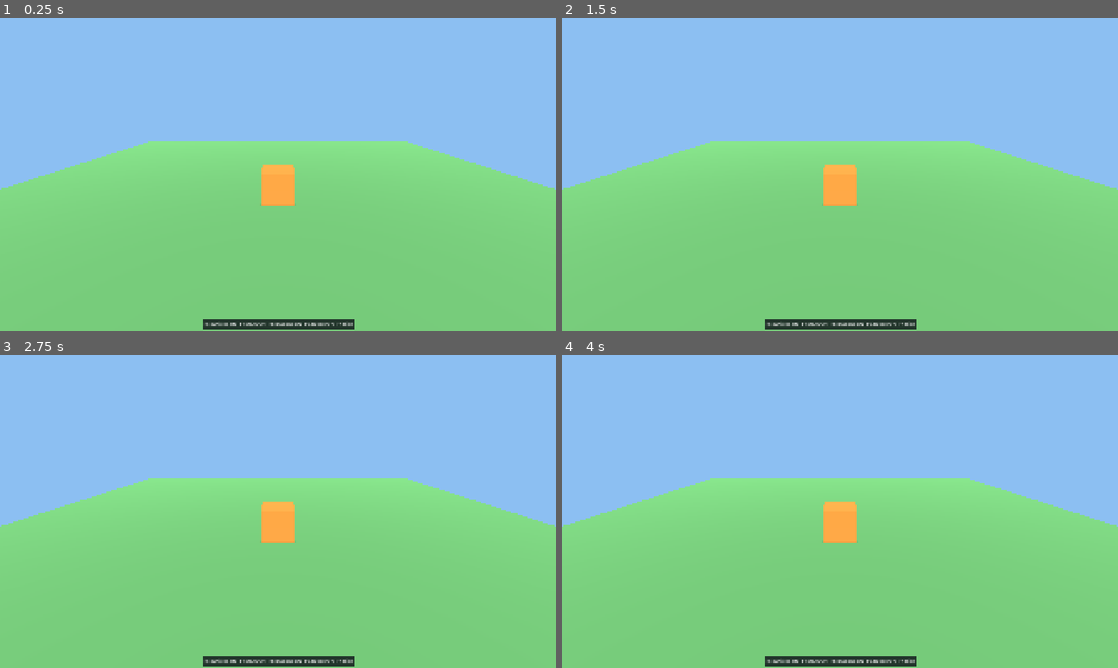
Above: before the commit, frames 1-4 (two rows, left to right).
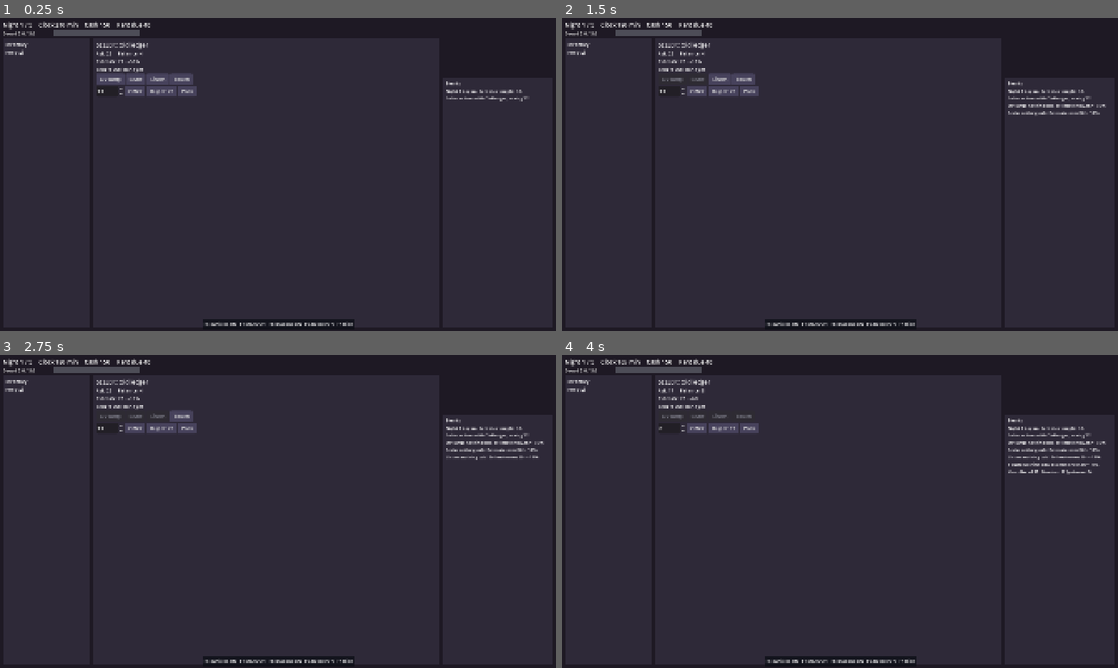
Above: after the commit, the same moments.

Repository: Proximo0/CursedPawn
Game: Godot game, scene res://game/shop/shop_debug.tscn
The game is run twice, just before and just after one commit, with the same random seed, the same clock (stepped at 60 frames per second) and the same inputs. Before the commit the project starts from res://game/main.tscn.
Inputs (mouse positions are in pixels of both pictures, inside the frame that each line leads up to):
- Up to frame 1 (0.25 s): no input
- Up to frame 2 (1.5 s): click (673, 80) at 0.5 s, where only the run after the commit has a clickable "UV lamp"; click (695, 80) at 1.25 s, where only the run after the commit has a clickable "Scale"
- Up to frame 3 (2.75 s): click (155, 417) at 2 s, where only the run after the commit has a clickable "Listen"
- Up to frame 4 (4 s): click (745, 417) at 2.75 s, where only the run after the commit has a clickable "Touch"; click (695, 426) at 3.5 s, where only the run after the commit has a clickable "Offer"

The runs differ from the first frame. In frame 1, 100% of the frame differs, in the area x 0-100%, y 0-100%; in frame 2, 100%; in frame 3, 100%; in frame 4, 100%.

Commit message:
Playable debug shop with tuning panel and overlay; web preset
Debug shop scene (main scene for now) drives RunState through the flight recorder: tools, haggling, buying,
selling, Dread bar, event log, wake flash, F5 saves the recording. F1 tuning panel from Tuning.FIELDS, F2
debug overlay. Imposter buyers now offer a normal price but never pay, so the UI no longer gives them away.
Single-threaded Web export preset; all presets ship game/data/*.json.

Co-Authored-By: Claude Opus 5.5 <noreply@anthropic.com>
Claude-Session: https://claude.ai/code/session_015fEAdbQ2FPPh8HLp7SgFtw

Diff:
--- /dev/null
+++ b/game/debug/debug_overlay.gd
@@ -0,0 +1,50 @@
+class_name DebugOverlay
+extends CanvasLayer
+## Top-right text overlay of RunState.debug_frame() (F2). Shown by default only with --dev.
+
+var run: RunState
+var _label: Label
+var _panel: PanelContainer
+
+
+func _init() -> void:
+	layer = 40
+
+
+func _ready() -> void:
+	_panel = PanelContainer.new()
+	_panel.set_anchors_preset(Control.PRESET_TOP_RIGHT)
+	_panel.grow_horizontal = Control.GROW_DIRECTION_BEGIN
+	_panel.position = Vector2(-8, 8)
+	_panel.mouse_filter = Control.MOUSE_FILTER_IGNORE
+	add_child(_panel)
+	_label = Label.new()
+	_label.add_theme_font_size_override("font_size", 13)
+	_label.autowrap_mode = TextServer.AUTOWRAP_WORD_SMART
+	_label.custom_minimum_size = Vector2(300, 0)
+	_label.mouse_filter = Control.MOUSE_FILTER_IGNORE
+	_panel.add_child(_label)
+	_panel.visible = Flags.dev_menu()
+
+
+func _process(_delta: float) -> void:
+	if _panel.visible and run != null:
+		_label.text = ov_format(run.debug_frame())
+
+
+func _unhandled_input(event: InputEvent) -> void:
+	var key := event as InputEventKey
+	if key != null and key.pressed and not key.echo and key.keycode == KEY_F2:
+		_panel.visible = not _panel.visible
+		get_viewport().set_input_as_handled()
+
+
+## The overlay text for one debug_frame() dictionary.
+static func ov_format(d: Dictionary) -> String:
+	var names: PackedStringArray = []
+	for e: Dictionary in d.get("events", []):
+		names.append(str(e.get("e", "?")))
+	return "night %d  clock %d\ncash %d  rent %d\ndread %.2f  held %d\nkind %s  phase %s\nwakes %d  play %.1f min\ncommands %d\nevents: %s" % [
+		int(d.get("night", 0)), int(d.get("clock", 0.0)), int(d.get("cash", 0)), int(d.get("rent", 0)),
+		float(d.get("dread", 0.0)), int(d.get("held", 0)), str(d.get("kind", "")), str(d.get("phase", "")),
+		int(d.get("wakes", 0)), float(d.get("play_min", 0.0)), int(d.get("commands", 0)), ", ".join(names)]
--- /dev/null
+++ b/game/debug/tuning_panel.gd
@@ -0,0 +1,136 @@
+class_name TuningPanel
+extends CanvasLayer
+## Live tuning panel (F1). Built from Tuning.FIELDS, grouped; edits Tuning.shared().
+
+const PRESET_PATH: String = "user://tuning_preset.json"
+
+var _tuning: Tuning = Tuning.shared()
+var _panel: PanelContainer
+var _sliders: Dictionary = {}  ## field -> HSlider
+var _labels: Dictionary = {}  ## field -> Label
+var _status: Label
+
+
+func _init() -> void:
+	layer = 50
+
+
+func _ready() -> void:
+	_build()
+	_panel.visible = false
+	_refresh_all()
+
+
+func toggle() -> void:
+	_panel.visible = not _panel.visible
+
+
+func _unhandled_input(event: InputEvent) -> void:
+	var key := event as InputEventKey
+	if key != null and key.pressed and not key.echo and key.keycode == KEY_F1:
+		toggle()
+		get_viewport().set_input_as_handled()
+
+
+func _build() -> void:
+	_panel = PanelContainer.new()
+	_panel.position = Vector2(8, 8)
+	_panel.custom_minimum_size = Vector2(400, 0)
+	_panel.size = Vector2(400, 560)
+	add_child(_panel)
+	var box := VBoxContainer.new()
+	_panel.add_child(box)
+	var title := Label.new()
+	title.text = "Tuning (F1 hides)"
+	box.add_child(title)
+	var scroll := ScrollContainer.new()
+	scroll.custom_minimum_size = Vector2(384, 470)
+	scroll.horizontal_scroll_mode = ScrollContainer.SCROLL_MODE_DISABLED
+	box.add_child(scroll)
+	var list := VBoxContainer.new()
+	list.size_flags_horizontal = Control.SIZE_EXPAND_FILL
+	scroll.add_child(list)
+	var group: String = ""
+	for f: Array in Tuning.FIELDS:
+		if str(f[5]) != group:
+			group = str(f[5])
+			var head := Label.new()
+			head.text = "-- %s --" % group
+			head.add_theme_color_override("font_color", Color(1.0, 0.8, 0.4))
+			list.add_child(head)
+		list.add_child(_tp_row(f))
+	var buttons := HBoxContainer.new()
+	box.add_child(buttons)
+	_tp_button(buttons, "Reset", _on_reset)
+	_tp_button(buttons, "Save preset", _on_save)
+	_tp_button(buttons, "Load preset", _on_load)
+	_status = Label.new()
+	box.add_child(_status)
+
+
+func _tp_row(f: Array) -> Control:
+	var row := HBoxContainer.new()
+	row.tooltip_text = str(f[6])
+	var name_label := Label.new()
+	name_label.text = str(f[0])
+	name_label.custom_minimum_size = Vector2(140, 0)
+	name_label.tooltip_text = str(f[6])
+	name_label.mouse_filter = Control.MOUSE_FILTER_PASS
+	row.add_child(name_label)
+	var slider := HSlider.new()
+	slider.min_value = float(f[2])
+	slider.max_value = float(f[3])
+	slider.step = float(f[4])
+	slider.custom_minimum_size = Vector2(150, 0)
+	slider.size_flags_horizontal = Control.SIZE_EXPAND_FILL
+	slider.size_flags_vertical = Control.SIZE_SHRINK_CENTER
+	slider.tooltip_text = str(f[6])
+	slider.value_changed.connect(_on_slider.bind(str(f[0])))
+	row.add_child(slider)
+	var value_label := Label.new()
+	value_label.custom_minimum_size = Vector2(56, 0)
+	value_label.horizontal_alignment = HORIZONTAL_ALIGNMENT_RIGHT
+	row.add_child(value_label)
+	_sliders[str(f[0])] = slider
+	_labels[str(f[0])] = value_label
+	return row
+
+
+func _tp_button(parent: Control, text: String, handler: Callable) -> void:
+	var b := Button.new()
+	b.text = text
+	b.pressed.connect(handler)
+	parent.add_child(b)
+
+
+func _on_slider(value: float, field: String) -> void:
+	_tuning.set_value(field, value)
+	_labels[field].text = _tp_fmt(float(_tuning.get(field)))
+
+
+func _refresh_all() -> void:
+	for field: String in _sliders:
+		var v: float = float(_tuning.get(field))
+		(_sliders[field] as HSlider).set_value_no_signal(v)
+		(_labels[field] as Label).text = _tp_fmt(v)
+
+
+static func _tp_fmt(v: float) -> String:
+	return str(snappedf(v, 0.01))
+
+
+func _on_reset() -> void:
+	_tuning.reset()
+	_refresh_all()
+	_status.text = "Reset to defaults"
+
+
+func _on_save() -> void:
+	var err: Error = _tuning.save_json(PRESET_PATH)
+	_status.text = "Saved %s" % PRESET_PATH if err == OK else "Save failed (%d)" % err
+
+
+func _on_load() -> void:
+	var ok: bool = _tuning.load_json(PRESET_PATH)
+	_refresh_all()
+	_status.text = "Loaded preset" if ok else "No preset found"
--- a/game/logic/run_state.gd
+++ b/game/logic/run_state.gd
@@ -92,9 +92,9 @@
 	return out
 
 
-## The price the current buyer pays for a held item.
+## The price the current buyer offers for a held item. An imposter offers it too but never pays (see _sell).
 func sale_price(item: Dictionary) -> int:
-	if customer.get("kind", "") != BUYER or customer["imposter"]:
+	if customer.get("kind", "") != BUYER:
 		return 0
 	return int(round(float(item["value"]) * tuning.buyer_pay_frac * float(customer["pay_mult"]) * sale_mult()))
 
@@ -202,7 +202,7 @@
 			continue
 		if item["category"] != customer["category"]:
 			break
-		var price: int = sale_price(item)
+		var price: int = 0 if customer["imposter"] else sale_price(item)
 		cash += price
 		inventory.remove_at(i)
 		ev.append({"e": "sold", "uid": uid, "name": item["name"], "price": price, "imposter": customer["imposter"]})
--- /dev/null
+++ b/game/shop/shop_debug.gd
@@ -0,0 +1,400 @@
+class_name ShopDebug
+extends Control
+## Playable debug shop: plain Control UI over RunState. Every action goes through RunRecording.drive.
+## Keys: F1 tuning panel, F2 debug overlay, F5 save the recording to user://last_run.json.
+
+const LOG_LINES: int = 12
+const WAKE_SECS: float = 2.0
+const RECORDING_PATH: String = "user://last_run.json"
+const DREAD_BAR_MAX: float = 8.0
+
+var run: RunState = RunState.new()
+var rec: RunRecording
+var catalog: Catalog
+var seed_now: int = 1
+var log_lines: Array[String] = []
+var tell_texts: Dictionary = {}  ## tool -> tell text for the current seller
+var wake_left: float = 0.0
+
+var _overlay: DebugOverlay
+var _night_label: Label
+var _clock_label: Label
+var _cash_label: Label
+var _rent_label: Label
+var _dread_bar: ProgressBar
+var _dread_label: Label
+var _inventory_label: Label
+var _customer_box: VBoxContainer
+var _log_label: Label
+var _wake_label: Label
+var _end_box: VBoxContainer
+var _end_label: Label
+var _offer_spin: SpinBox
+
+
+## One event Dictionary as a readable log line.
+static func sd_event_text(e: Dictionary) -> String:
+	match str(e.get("e", "")):
+		"night_start":
+			return "Night %d begins. Rent due tonight: %d." % [int(e["night"]), int(e["rent"])]
+		"customer":
+			if str(e.get("kind", "")) == "seller":
+				return "Seller arrives with %s, asking %d." % [str(e["name"]), int(e["ask"])]
+			return "Buyer arrives, wants %s." % str(e.get("category", "?"))
+		"inspected":
+			var tell: String = str(e.get("tell", ""))
+			var est: Dictionary = e.get("estimate", {})
+			var shown: String = tell if tell != "" else "nothing odd"
+			return "%s: %s. Estimate now %s." % [sd_tool_name(str(e["tool"])), shown, sd_estimate_text(est)]
+		"counter":
+			return "You offered %d. Counter: %d (patience %d)." % [int(e["offer"]), int(e["ask"]), int(e["patience"])]
+		"left":
+			return "Your offer of %d insulted them. They left." % int(e["offer"])
+		"bought":
+			return "Bought %s for %d." % [str(e["name"]), int(e["price"])]
+		"sold":
+			var extra: String = " (it was an imposter, no pay)" if bool(e.get("imposter", false)) else ""
+			return "Sold %s for %d.%s" % [str(e["name"]), int(e["price"]), extra]
+		"passed":
+			return "You passed on the %s." % str(e.get("kind", "customer"))
+		"wake":
+			var broke: String = str(e.get("broke", ""))
+			var what: String = "%s shattered" % broke if broke != "" else "nothing left to break"
+			var closed: String = " The door locks, the day is over." if bool(e.get("closed", false)) else ""
+			return "SOMETHING WOKE on night %d (dread %.1f): %s.%s" % [int(e["night"]), float(e["dread"]), what, closed]
+		"night_end":
+			return "Night %d ends. Rent %d, cash %d." % [int(e["night"]), int(e["rent"]), int(e["cash"])]
+		"run_lost":
+			return "RUN LOST on night %d: cash %d, rent %d." % [int(e["night"]), int(e["cash"]), int(e["rent"])]
+		"run_won":
+			return "RUN WON with %d cash." % int(e["cash"])
+		"invalid":
+			return "Can't do that: %s." % str(e.get("why", "?"))
+	return "Unknown event %s" % str(e.get("e", "?"))
+
+
+static func sd_tool_name(tool: String) -> String:
+	match tool:
+		"uv":
+			return "UV lamp"
+		"scale":
+			return "Scale"
+		"listen":
+			return "Listen"
+		"touch":
+			return "Touch"
+	return tool
+
+
+## "mid +- spread%" for an estimate dictionary ({} gives "?").
+static func sd_estimate_text(est: Dictionary) -> String:
+	if est.is_empty():
+		return "?"
+	return "%d +- %d%%" % [int(est["mid"]), int(round(float(est["spread"]) * 100.0))]
+
+
+func _ready() -> void:
+	set_anchors_preset(Control.PRESET_FULL_RECT)
+	_build_ui()
+	add_child(TuningPanel.new())
+	_overlay = DebugOverlay.new()
+	_overlay.run = run
+	add_child(_overlay)
+	add_child(FrameStamp.new())
+	add_child(RenderToggles.new())
+	catalog = Catalog.load_default()
+	new_run(Flags.seed_value())
+
+
+func _process(delta: float) -> void:
+	if wake_left > 0.0:
+		wake_left -= delta
+		_wake_label.visible = wake_left > 0.0
+
+
+func _unhandled_input(event: InputEvent) -> void:
+	var key := event as InputEventKey
+	if key != null and key.pressed and not key.echo and key.keycode == KEY_F5:
+		if not Flags.is_scripted_run():
+			rec.save_json(RECORDING_PATH)
+			_log("Recording saved to %s" % RECORDING_PATH)
+			_refresh()
+		get_viewport().set_input_as_handled()
+
+
+func new_run(seed_in: int) -> void:
+	seed_now = seed_in
+	run = RunState.new()
+	_overlay.run = run
+	rec = RunRecording.begin(run, seed_in, catalog, Tuning.shared())
+	log_lines.clear()
+	_end_box.visible = false
+	_wake_label.visible = false
+	wake_left = 0.0
+	_on_events(run.last_events)
+	_refresh()
+
+
+## Sends a command through the recorder and shows what happened.
+func act(cmd: Dictionary) -> void:
+	if run.is_over():
+		return
+	_on_events(rec.drive(run, cmd))
+	_refresh()
+
+
+func _on_events(events: Array[Dictionary]) -> void:
+	for e: Dictionary in events:
+		var en: String = str(e["e"])
+		if en == "customer":
+			tell_texts.clear()
+		elif en == "inspected" and str(e["tell"]) != "":
+			tell_texts[str(e["tool"])] = str(e["tell"])
+		elif en == "wake":
+			wake_left = WAKE_SECS
+			_wake_label.text = "SOMETHING WOKE\n%s" % sd_event_text(e)
+			_wake_label.visible = true
+		_log(sd_event_text(e))
+
+
+func _log(line: String) -> void:
+	log_lines.append(line)
+	while log_lines.size() > LOG_LINES:
+		log_lines.pop_front()
+	_log_label.text = "\n".join(log_lines)
+
+
+func _refresh() -> void:
+	_night_label.text = "Night %d / %d" % [run.night, int(run.tuning.nights)]
+	_clock_label.text = "Clock %d min" % int(run.clock)
+	_cash_label.text = "Cash %d" % run.cash
+	_rent_label.text = "Rent due %d" % run.rent_for(run.night)
+	_dread_bar.value = run.dread
+	_dread_label.text = "Dread %.1f / %.1f" % [run.dread, run.tuning.wake_threshold]
+	_dread_bar.max_value = maxf(DREAD_BAR_MAX, run.tuning.wake_threshold)
+	var lines: PackedStringArray = []
+	for item: Dictionary in run.inventory:
+		lines.append("%s  est %d  tells %d" % [item["name"], int(item["est"]), int(item["tells"])])
+	_inventory_label.text = "\n".join(lines) if not lines.is_empty() else "(empty)"
+	_rebuild_customer()
+	if run.is_over():
+		_end_box.visible = true
+		_end_label.text = "RUN WON, cash %d" % run.cash if run.won else "RUN LOST on night %d" % run.night
+		_end_label.add_theme_color_override("font_color", Color(0.5, 0.9, 0.5) if run.won else Color(1.0, 0.35, 0.35))
+
+
+func _rebuild_customer() -> void:
+	for c: Node in _customer_box.get_children():
+		_customer_box.remove_child(c)
+		c.queue_free()
+	var cust: Dictionary = run.customer
+	if cust.is_empty():
+		_customer_box.add_child(_label_of("No customer."))
+		return
+	if str(cust["kind"]) == RunState.SELLER:
+		_build_seller(cust)
+	else:
+		_build_buyer(cust)
+
+
+func _build_seller(cust: Dictionary) -> void:
+	var tools: Array = cust["tools"]
+	_customer_box.add_child(_label_of("SELLER: %s" % str(cust["item"]["name"]), 20))
+	_customer_box.add_child(_label_of("Ask: %d     Patience: %d" % [int(cust["ask"]), int(cust["patience"])]))
+	_customer_box.add_child(_label_of("Estimate: %s" % sd_estimate_text(run.estimate())))
+	var found: PackedStringArray = []
+	for tool: String in tools:
+		if tell_texts.has(tool):
+			found.append("%s: %s" % [sd_tool_name(tool), tell_texts[tool]])
+	var tells: Label = _label_of("Tells found: %s" % ("\n  ".join(found) if not found.is_empty() else "none yet"), 16, 480.0)
+	_customer_box.add_child(tells)
+	var tool_row := HBoxContainer.new()
+	_customer_box.add_child(tool_row)
+	for tool: String in Catalog.TOOLS:
+		var b := Button.new()
+		b.text = sd_tool_name(tool)
+		b.disabled = tools.has(tool)
+		b.pressed.connect(act.bind({"t": "inspect", "tool": tool}))
+		tool_row.add_child(b)
+	var offer_row := HBoxContainer.new()
+	_customer_box.add_child(offer_row)
+	_offer_spin = SpinBox.new()
+	_offer_spin.min_value = 1
+	_offer_spin.max_value = maxi(1, run.cash)
+	_offer_spin.value = mini(maxi(1, run.cash), int(cust["ask"]) / 2)
+	offer_row.add_child(_offer_spin)
+	var offer := Button.new()
+	offer.text = "Offer"
+	offer.pressed.connect(_on_offer)
+	offer_row.add_child(offer)
+	var buy := Button.new()
+	buy.text = "Buy at %d" % int(cust["ask"])
+	buy.disabled = int(cust["ask"]) > run.cash
+	buy.pressed.connect(act.bind({"t": "buy"}))
+	offer_row.add_child(buy)
+	var pass_btn := Button.new()
+	pass_btn.text = "Pass"
+	pass_btn.pressed.connect(act.bind({"t": "pass"}))
+	offer_row.add_child(pass_btn)
+
+
+func _build_buyer(cust: Dictionary) -> void:
+	_customer_box.add_child(_label_of("BUYER wants: %s" % str(cust["category"]), 20))
+	var items: Array[Dictionary] = run.sellable()
+	if items.is_empty():
+		_customer_box.add_child(_label_of("You hold nothing they want."))
+	for item: Dictionary in items:
+		var row := HBoxContainer.new()
+		_customer_box.add_child(row)
+		row.add_child(_label_of("%s (est %d)" % [item["name"], int(item["est"])]))
+		var b := Button.new()
+		b.text = "Sell for %d" % run.sale_price(item)
+		b.pressed.connect(act.bind({"t": "sell", "uid": int(item["uid"])}))
+		row.add_child(b)
+	var decline := Button.new()
+	decline.text = "Decline"
+	decline.size_flags_horizontal = Control.SIZE_SHRINK_BEGIN
+	decline.pressed.connect(act.bind({"t": "pass"}))
+	_customer_box.add_child(decline)
+
+
+func _on_offer() -> void:
+	act({"t": "offer", "amount": int(_offer_spin.value)})
+
+
+func _label_of(text: String, size: int = 16, wrap_width: float = 0.0) -> Label:
+	var l := Label.new()
+	l.text = text
+	l.add_theme_font_size_override("font_size", size)
+	if wrap_width > 0.0:
+		l.autowrap_mode = TextServer.AUTOWRAP_WORD_SMART
+		l.custom_minimum_size = Vector2(wrap_width, 0)
+	return l
+
+
+func _make_theme() -> Theme:
+	var th := Theme.new()
+	th.default_font_size = 18
+	var states: Dictionary = {
+		"normal": Color(0.28, 0.26, 0.36), "hover": Color(0.38, 0.35, 0.5),
+		"pressed": Color(0.5, 0.3, 0.3), "disabled": Color(0.18, 0.17, 0.2),
+	}
+	for st: String in states:
+		var sb := StyleBoxFlat.new()
+		sb.bg_color = states[st]
+		sb.set_corner_radius_all(4)
+		sb.content_margin_left = 12.0
+		sb.content_margin_right = 12.0
+		sb.content_margin_top = 6.0
+		sb.content_margin_bottom = 6.0
+		th.set_stylebox(st, "Button", sb)
+	th.set_color("font_disabled_color", "Button", Color(0.5, 0.5, 0.55))
+	var panel := StyleBoxFlat.new()
+	panel.bg_color = Color(0.18, 0.16, 0.22)
+	panel.set_content_margin_all(10.0)
+	th.set_stylebox("panel", "PanelContainer", panel)
+	var fill := StyleBoxFlat.new()
+	fill.bg_color = Color(0.8, 0.2, 0.25)
+	var back := StyleBoxFlat.new()
+	back.bg_color = Color(0.3, 0.3, 0.34)
+	th.set_stylebox("fill", "ProgressBar", fill)
+	th.set_stylebox("background", "ProgressBar", back)
+	return th
+
+
+func _build_ui() -> void:
+	theme = _make_theme()
+	var bg := ColorRect.new()
+	bg.color = Color(0.12, 0.1, 0.14)
+	bg.set_anchors_preset(Control.PRESET_FULL_RECT)
+	add_child(bg)
+	var margin := MarginContainer.new()
+	margin.set_anchors_preset(Control.PRESET_FULL_RECT)
+	for side: String in ["left", "right", "top", "bottom"]:
+		margin.add_theme_constant_override("margin_" + side, 10)
+	add_child(margin)
+	var cols := HBoxContainer.new()
+	cols.add_theme_constant_override("separation", 12)
+	margin.add_child(cols)
+	var left := VBoxContainer.new()
+	left.size_flags_horizontal = Control.SIZE_EXPAND_FILL
+	cols.add_child(left)
+	var bar := HBoxContainer.new()
+	bar.add_theme_constant_override("separation", 24)
+	left.add_child(bar)
+	_night_label = _label_of("", 20)
+	_clock_label = _label_of("", 20)
+	_cash_label = _label_of("", 20)
+	_rent_label = _label_of("", 20)
+	for l: Label in [_night_label, _clock_label, _cash_label, _rent_label]:
+		bar.add_child(l)
+	var dread_row := HBoxContainer.new()
+	left.add_child(dread_row)
+	_dread_label = _label_of("")
+	_dread_label.custom_minimum_size = Vector2(170, 0)
+	dread_row.add_child(_dread_label)
+	_dread_bar = ProgressBar.new()
+	_dread_bar.show_percentage = false
+	_dread_bar.min_value = 0.0
+	_dread_bar.max_value = DREAD_BAR_MAX
+	_dread_bar.custom_minimum_size = Vector2(300, 22)
+	_dread_bar.size_flags_vertical = Control.SIZE_SHRINK_CENTER
+	dread_row.add_child(_dread_bar)
+	var mid := HBoxContainer.new()
+	mid.size_flags_vertical = Control.SIZE_EXPAND_FILL
+	mid.add_theme_constant_override("separation", 12)
+	left.add_child(mid)
+	var inv_panel := PanelContainer.new()
+	inv_panel.custom_minimum_size = Vector2(300, 0)
+	mid.add_child(inv_panel)
+	var inv_box := VBoxContainer.new()
+	inv_panel.add_child(inv_box)
+	inv_box.add_child(_label_of("Inventory"))
+	_inventory_label = _label_of("")
+	inv_box.add_child(_inventory_label)
+	var cust_panel := PanelContainer.new()
+	cust_panel.size_flags_horizontal = Control.SIZE_EXPAND_FILL
+	mid.add_child(cust_panel)
+	_customer_box = VBoxContainer.new()
+	cust_panel.add_child(_customer_box)
+	var right := VBoxContainer.new()
+	right.custom_minimum_size = Vector2(380, 0)
+	cols.add_child(right)
+	var spacer := Control.new()
+	spacer.custom_minimum_size = Vector2(0, 190)
+	right.add_child(spacer)
+	var log_panel := PanelContainer.new()
+	log_panel.size_flags_vertical = Control.SIZE_EXPAND_FILL
+	right.add_child(log_panel)
+	var log_box := VBoxContainer.new()
+	log_panel.add_child(log_box)
+	log_box.add_child(_label_of("Events"))
+	_log_label = _label_of("", 15, 360.0)
+	log_box.add_child(_log_label)
+	_wake_label = _label_of("", 44)
+	_wake_label.add_theme_color_override("font_color", Color(1.0, 0.15, 0.15))
+	_wake_label.add_theme_color_override("font_outline_color", Color.BLACK)
+	_wake_label.add_theme_constant_override("outline_size", 8)
+	_wake_label.horizontal_alignment = HORIZONTAL_ALIGNMENT_CENTER
+	_wake_label.vertical_alignment = VERTICAL_ALIGNMENT_CENTER
+	_wake_label.set_anchors_preset(Control.PRESET_CENTER)
+	_wake_label.custom_minimum_size = Vector2(700, 200)
+	_wake_label.position = Vector2(-350, -100)
+	_wake_label.mouse_filter = Control.MOUSE_FILTER_IGNORE
+	_wake_label.visible = false
+	add_child(_wake_label)
+	_end_box = VBoxContainer.new()
+	_end_box.set_anchors_preset(Control.PRESET_CENTER)
+	_end_box.position = Vector2(-120, -60)
+	_end_label = _label_of("", 32)
+	_end_box.add_child(_end_label)
+	var again := Button.new()
+	again.text = "New run"
+	again.pressed.connect(_on_new_run)
+	_end_box.add_child(again)
+	_end_box.visible = false
+	add_child(_end_box)
+
+
+func _on_new_run() -> void:
+	new_run(seed_now + 1)
--- /dev/null
+++ b/game/shop/shop_debug.tscn
@@ -0,0 +1,12 @@
+[gd_scene load_steps=2 format=3]
+
+[ext_resource type="Script" path="res://game/shop/shop_debug.gd" id="1"]
+
+[node name="ShopDebug" type="Control"]
+layout_mode = 3
+anchors_preset = 15
+anchor_right = 1.0
+anchor_bottom = 1.0
+grow_horizontal = 2
+grow_vertical = 2
+script = ExtResource("1")
--- a/project.godot
+++ b/project.godot
@@ -3,7 +3,7 @@
 
 [application]
 config/name="Cursed Pawn"
-run/main_scene="res://game/main.tscn"
+run/main_scene="res://game/shop/shop_debug.tscn"
 config/features=PackedStringArray("4.7", "GL Compatibility")
 
 [autoload]
--- a/tests/unit/test_run_state.gd
+++ b/tests/unit/test_run_state.gd
@@ -166,3 +166,19 @@
 	run.start(2, Catalog.load_default(), Tuning.new(), gift)
 	assert_eq(run.inventory.size(), 1)
 	assert_near(run.sale_mult(), 1.5)
+
+
+func test_imposter_offers_but_never_pays() -> void:
+	var tun := Tuning.new()
+	tun.set_value("start_cash", 1000.0)
+	tun.set_value("seller_share", 0.0)
+	tun.set_value("buyer_match_chance", 1.0)
+	var run := rs_run(4, tun)
+	run.apply({"t": "buy"})
+	run.customer["imposter"] = true
+	var item: Dictionary = run.sellable()[0]
+	assert_true(run.sale_price(item) > 0, "offer looks real")
+	var cash: int = run.cash
+	var ev: Array[Dictionary] = run.apply({"t": "sell", "uid": item["uid"]})
+	assert_eq(ev[0]["price"], 0)
+	assert_eq(run.cash, cash)
--- /dev/null
+++ b/tests/unit/test_shop_debug.gd
@@ -0,0 +1,41 @@
+extends TestCase
+
+const SD_EVENTS: Array = [
+	{"e": "night_start", "night": 2, "rent": 60},
+	{"e": "customer", "kind": "seller", "name": "Mug", "ask": 40},
+	{"e": "customer", "kind": "buyer", "category": "toy"},
+	{"e": "inspected", "tool": "uv", "tell": "glows", "estimate": {"mid": 50, "spread": 0.3}},
+	{"e": "counter", "offer": 10, "ask": 30, "patience": 2},
+	{"e": "left", "offer": 5},
+	{"e": "bought", "uid": 1, "name": "Mug", "price": 20},
+	{"e": "sold", "uid": 1, "name": "Mug", "price": 50, "imposter": false},
+	{"e": "passed", "kind": "seller"},
+	{"e": "wake", "night": 3, "dread": 4.5, "broke": "Mug", "closed": true},
+	{"e": "night_end", "night": 1, "rent": 40, "cash": 90},
+	{"e": "run_lost", "night": 2, "cash": 5, "rent": 60},
+	{"e": "run_won", "cash": 300},
+	{"e": "invalid", "why": "tool uv"},
+]
+
+
+func test_every_event_has_text() -> void:
+	for e: Dictionary in SD_EVENTS:
+		var s: String = ShopDebug.sd_event_text(e)
+		assert_true(s != "" and not s.begins_with("Unknown"), str(e["e"]))
+
+
+func test_event_details() -> void:
+	assert_true(ShopDebug.sd_event_text(SD_EVENTS[3]).contains("50 +- 30%"))
+	assert_true(ShopDebug.sd_event_text(SD_EVENTS[9]).contains("Mug"))
+	assert_true(ShopDebug.sd_event_text({"e": "zzz"}).begins_with("Unknown"))
+
+
+func test_estimate_text() -> void:
+	assert_eq(ShopDebug.sd_estimate_text({}), "?")
+
+
+func test_overlay_format() -> void:
+	var run := RunState.new()
+	run.start(3, Catalog.load_default(), Tuning.new())
+	var s: String = DebugOverlay.ov_format(run.debug_frame())
+	assert_true(s.contains("night 1") and s.contains("night_start"))
Not shown, changed: export_presets.cfg
Not shown, added: game/debug/debug_overlay.gd.uid
Not shown, added: game/debug/tuning_panel.gd.uid
Not shown, added: game/shop/shop_debug.gd.uid
Not shown, added: tests/unit/test_shop_debug.gd.uid
Not shown, changed: docs/agent_brief.md
